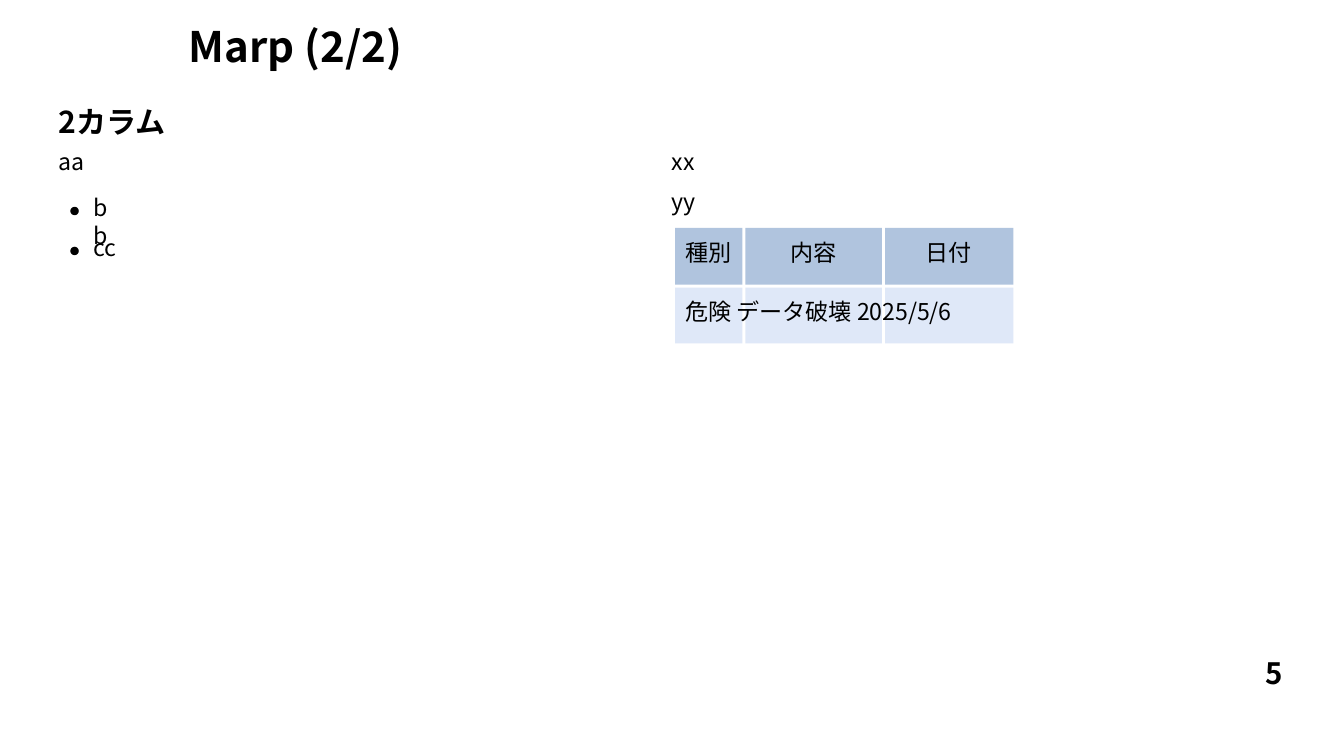
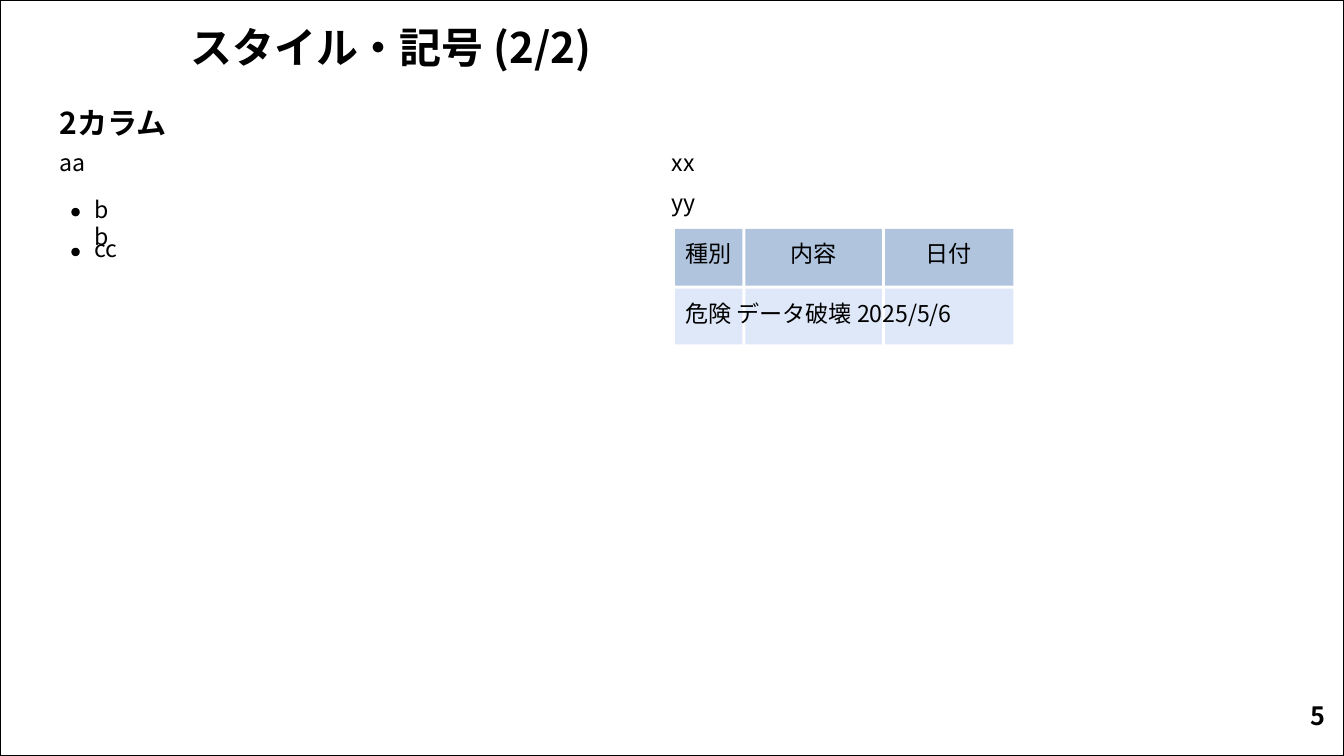
Before and after one commit to sdkn104/misc, a slide deck: slide 5 of Comp/Marp/marp.pptx. Drawn at 1344x756 pixels with LibreOffice and Linux fonts; fonts in the diff are those of the drawing; background and template pictures are left out. Boxes give left, top, right and bottom in pixels: in the first picture for what was removed or moved away, otherwise in the second. Text is boxed around its words. In the diff, an @@ line names an element or a change of style, - is before the commit and + after.

```diff
--- a/Comp/Marp/marp.pptx
+++ b/Comp/Marp/marp.pptx
@@ freeform shape added at box(1, 1, 1344, 756), outline #000000 0.74 pt @@
@@ text removed at box(189, 27, 402, 71) @@
-Marp (2/2)
@@ text added at box(190, 28, 592, 72), 30 pt, text #000000, bold @@
+スタイル・記号 (2/2)
@@ outline redrawn in 4 elements at box(676, 288, 743, 344), box(885, 288, 1013, 344), box(746, 288, 882, 344), box(72, 208, 80, 216) @@
@@ text "5": place and size @@
-text "5" at box(1265, 662, 1282, 685)
+text "5" at box(1310, 706, 1325, 726)
@@ text "5" at box(1310, 706, 1325, 726): size 21 to 18 pt @@
```
Also in this commit, not shown: 12 other slides changed, 5 other files.
